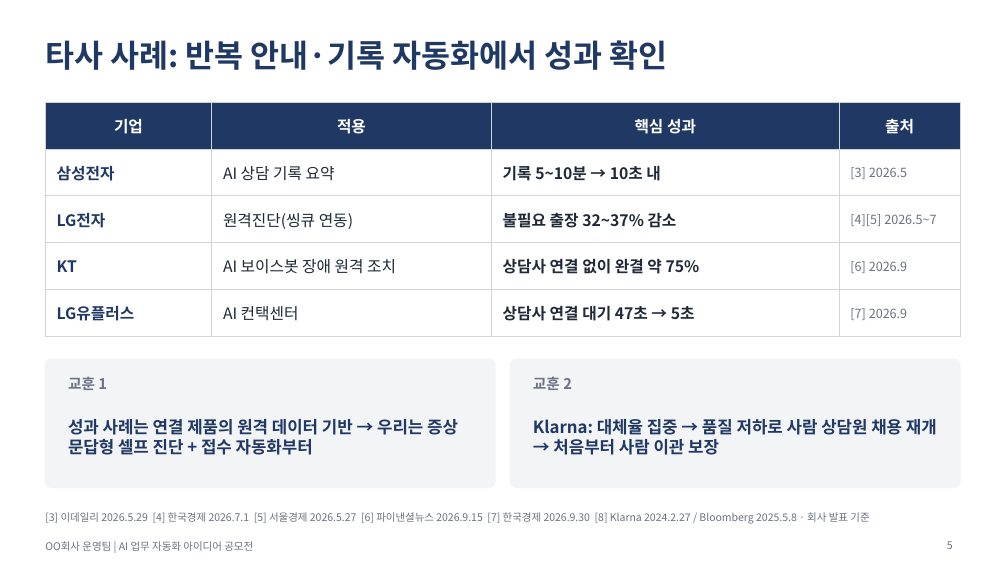
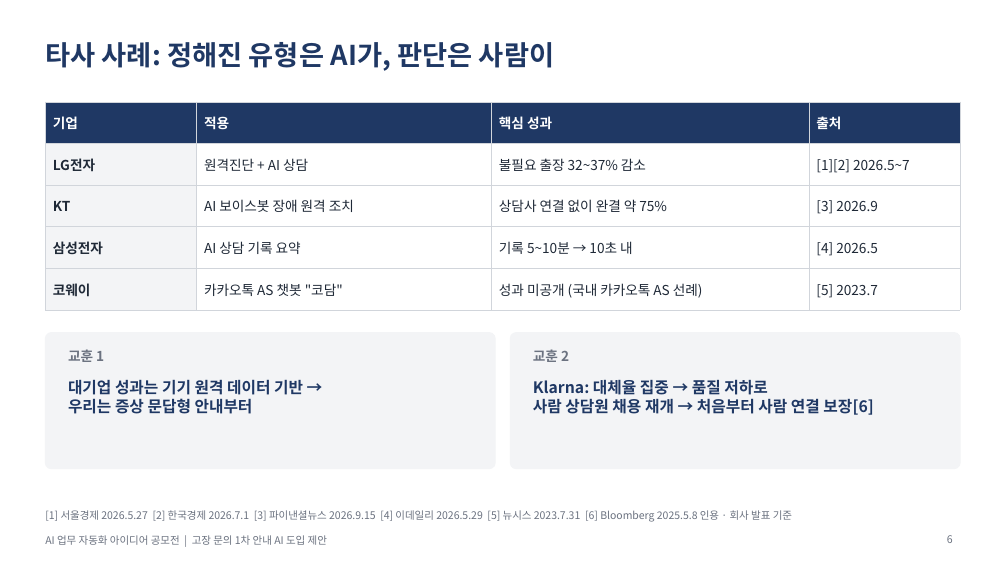
Before and after one commit to fivcomet/Elice-AX, a slide deck: slide 6 of 01-직무AI적용-고장신고챗봇/도입제안.pptx (slide 5 before the commit). Drawn at 1008x567 pixels with LibreOffice and Linux fonts; fonts in the diff are those of the drawing. Boxes give left, top, right and bottom in pixels: in the first picture for what was removed or moved away, otherwise in the second. Text is boxed around its words. In the diff, an @@ line names an element or a change of style, - is before the commit and + after.

```diff
--- a/01-직무AI적용-고장신고챗봇/도입제안.pptx
+++ b/01-직무AI적용-고장신고챗봇/도입제안.pptx
@@ title at [45,42,554,71]: text changed; size 30 to 26 pt @@
-타사 사례: 반복 안내·기록 자동화에서 성과 확인
+타사 사례: 정해진 유형은 AI가, 판단은 사람이
@@ table at [45,102,960,302] @@
-row 2: 삼성전자 | AI 상담 기록 요약 | 기록 5~10분 → 10초 내 | [3] 2026.5
+row 2: LG전자 | 원격진단 + AI 상담 | 불필요 출장 32~37% 감소 | [1][2] 2026.5~7
-row 3: LG전자 | 원격진단(씽큐 연동) | 불필요 출장 32~37% 감소 | [4][5] 2026.5~7
+row 3: KT | AI 보이스봇 장애 원격 조치 | 상담사 연결 없이 완결 약 75% | [3] 2026.9
-row 4: KT | AI 보이스봇 장애 원격 조치 | 상담사 연결 없이 완결 약 75% | [6] 2026.9
+row 4: 삼성전자 | AI 상담 기록 요약 | 기록 5~10분 → 10초 내 | [4] 2026.5
-row 5: LG유플러스 | AI 컨택센터 | 상담사 연결 대기 47초 → 5초 | [7] 2026.9
+row 5: 코웨이 | 카카오톡 AS 챗봇 "코담" | 성과 미공개 (국내 카카오톡 AS 선례) | [5] 2023.7
@@ fill #FFFFFF to #F3F4F6 in 4 cells @@
@@ size 15 to 13 pt in "기업", "적용", "핵심 성과", "출처" @@
@@ alignment centre to left @@
@@ rounded rectangle: place and size @@
-rounded rectangle at [45,359,495,488]
+rounded rectangle at [45,333,495,469]
@@ rounded rectangle at [45,333,495,469]: proportions changed @@
@@ text "교훈 1": place and size @@
-text "교훈 1" at [68,376,107,390]
+text "교훈 1" at [68,349,104,362]
@@ text "교훈 1" at [68,349,104,362]: size 14 to 13 pt; vertical alignment middle to top @@
@@ rounded rectangle at [510,333,960,469]: proportions changed @@
@@ rounded rectangle: place and size @@
-rounded rectangle at [510,359,960,488]
+rounded rectangle at [510,333,960,469]
@@ text "교훈 2" at [533,349,569,362]: size 14 to 13 pt; vertical alignment middle to top @@
@@ text "교훈 2": place and size @@
-text "교훈 2" at [533,376,572,390]
+text "교훈 2" at [533,349,569,362]
@@ text "대기업 성과는 기기 원격 데이터 ..." at [68,379,303,414]: vertical alignment middle to top @@
@@ text at [68,379,303,414]: text changed; size 16 to 15 pt @@
-성과 사례는 연결 제품의 원격 데이터 기반 → 우리는 증상 문답형 셀프 진단 + 접수 자동화부터
+대기업 성과는 기기 원격 데이터 기반 →
+우리는 증상 문답형 안내부터
@@ text at [533,379,873,415]: text changed; size 16 to 15 pt @@
-Klarna: 대체율 집중 → 품질 저하로 사람 상담원 채용 재개 → 처음부터 사람 이관 보장
+Klarna: 대체율 집중 → 품질 저하로
+사람 상담원 채용 재개 → 처음부터 사람 연결 보장[6]
@@ text "Klarna: 대체율 집중 → 품질 ..." at [533,379,873,415]: vertical alignment middle to top @@
@@ text "[1] 서울경제 2026.5.27 [2] 한국경제 ..." at [45,510,792,522]: vertical alignment middle to bottom @@
@@ text at [45,510,792,522]: text changed @@
-[3] 이데일리 2026.5.29 [4] 한국경제 2026.7.1 [5] 서울경제 2026.5.27 [6] 파이낸셜뉴스 2026.9.15 [7] 한국경제 2026.9.30 [8] Klarna 2024.2.27 / Bloomberg 2025.5.8 · 회사 발표 기준
+[1] 서울경제 2026.5.27 [2] 한국경제 2026.7.1 [3] 파이낸셜뉴스 2026.9.15 [4] 이데일리 2026.5.29 [5] 뉴시스 2023.7.31 [6] Bloomberg 2025.5.8 인용 · 회사 발표 기준
@@ text at [45,535,327,545]: text changed @@
-OO회사 운영팀 | AI 업무 자동화 아이디어 공모전
+AI 업무 자동화 아이디어 공모전 | 고장 문의 1차 안내 AI 도입 제안
@@ page number added at [947,535,953,543], 10 pt, text #6B7280 @@
+6
@@ page number removed at [947,541,953,549] @@
-5
```
Also in this commit, not shown: 2 other slides changed, 8 slides added, 7 slides removed, 14 other files.
